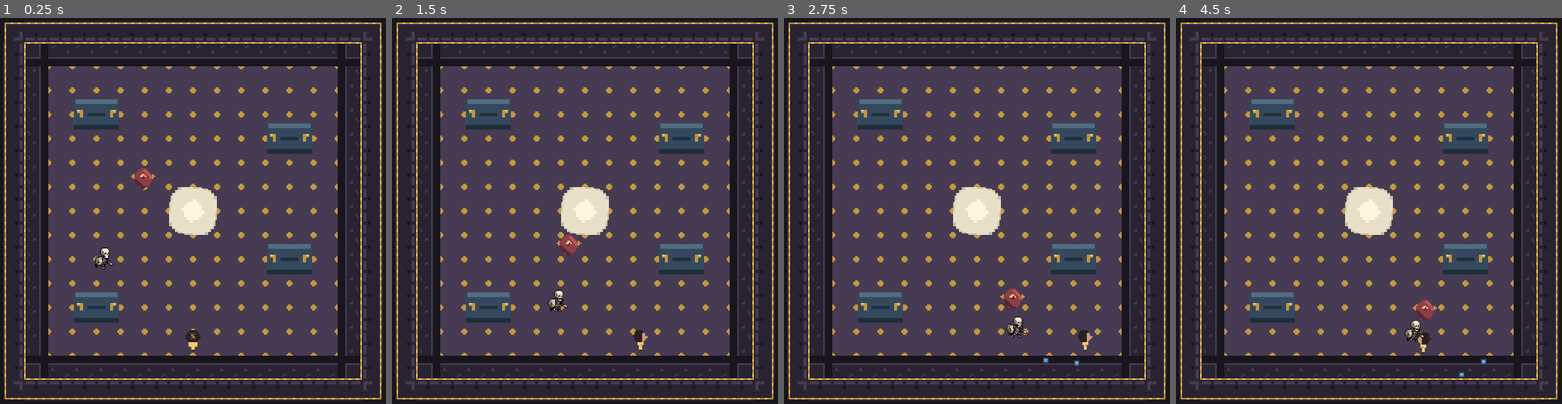
Above: before the commit, frames 1-4 (left to right).
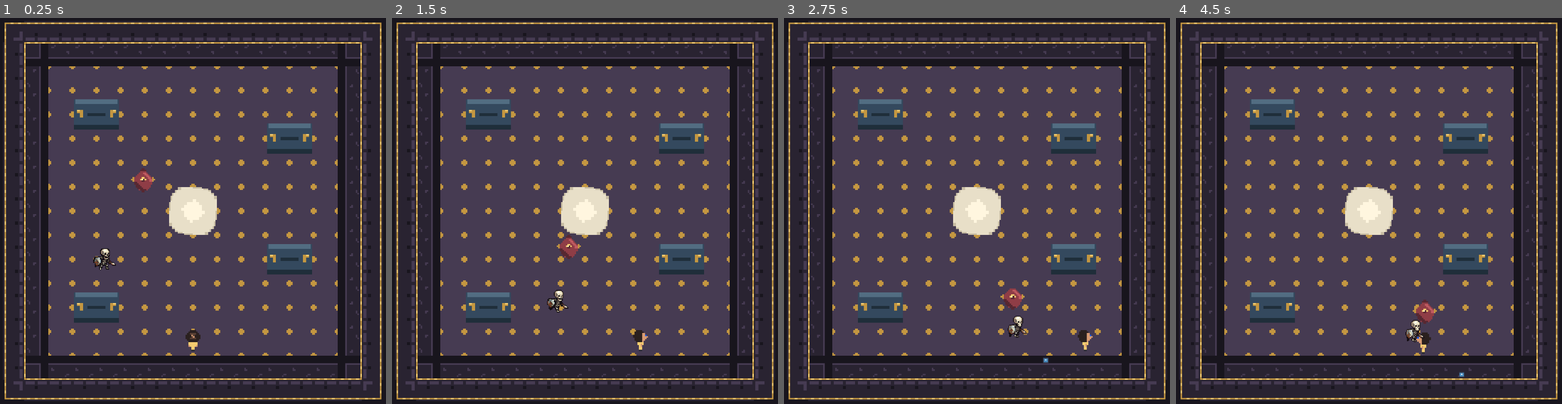
Above: after the commit, the same moments.

Repository: jmurray37/DMIT-2511_OneMinuteMore
Game: Godot game, scene res://Scenes/game.tscn
Two runs of this game, one before a commit and one after it. Both use one fixed random seed, a clock stepped at 60 frames per second and the inputs below. The engine's default icon, where the game draws it, is replaced by a stand-in: a white triangle on a blue panel in a dark square.
Inputs (mouse positions are in pixels of both pictures, inside the frame that each line leads up to):
- Up to frame 1 (0.25 s): no input
- Up to frame 2 (1.5 s): tap Enter at 0.5 s; move the mouse to (669, 191) at 0.52 s; hold D (move_right) 0.53-1.25 s; click (669, 191) at 0.67 s; drag from (507, 230) to (565, 288) at 1.27 s
- Up to frame 3 (2.75 s): move the mouse to (1015, 126) at 2.02 s; hold D (move_right) from 2.03 s (still down)
- Up to frame 4 (4.5 s): release D (move_right) at 2.75 s; drag from (1349, 288) to (1469, 365) at 2.77 s; move the mouse to (1484, 268) at 3.52 s; hold A (move_left) 3.53-4.25 s; drag from (1253, 153) to (1311, 114) at 4.27 s

The runs differ from the first frame. In frame 1, 0.3% of the frame differs, in the area x 24-41%, y 38-66%; in frame 2, 0.2%; in frame 3, 0.1%; in frame 4, 0.3%.
Error after the commit: Invalid assignment of property or key 'wait_time' with value of type 'float' on a base object of type 'null instance'. (res://Scripts/enemy.gd:14)

Commit message:
Animation Changes, Melee script alteration
>Changed some Animations to play slightly faster, so they look smooth.
>Altered some Animations so they only play once when called/Needed (I.E Death Animation, Melee Animation, Hit Animation)

>Altered script since it no longer needs to instantiate anything (no projectiles), Changed variable names to fit 'Melee' style of enemy, reduced 'stopping distance' so it will attempt to get within a reasonable melee distance to the player while not attempting to walk 'inside' the player
>added animation player for the Attack function, to play the Attack_Melee animation

Diff:
--- a/Scenes/game.tscn
+++ b/Scenes/game.tscn
@@ -601,9 +601,9 @@
 "duration": 1.0,
 "texture": SubResource("AtlasTexture_v2cs8")
 }],
-"loop": 1,
+"loop": 0,
 "name": &"Attack_Melee",
-"speed": 5.0
+"speed": 8.0
 }, {
 "frames": [{
 "duration": 1.0,
@@ -633,9 +633,9 @@
 "duration": 1.0,
 "texture": SubResource("AtlasTexture_8lpvs")
 }],
-"loop": 1,
+"loop": 0,
 "name": &"Death_Melee",
-"speed": 5.0
+"speed": 6.0
 }, {
 "frames": [{
 "duration": 1.0,
@@ -676,41 +676,41 @@
 "duration": 1.0,
 "texture": SubResource("AtlasTexture_l4kai")
 }],
+"loop": 0,
+"name": &"Hit_Melee",
+"speed": 10.0
+}, {
+"frames": [{
+"duration": 1.0,
+"texture": SubResource("AtlasTexture_kcoun")
+}, {
+"duration": 1.0,
+"texture": SubResource("AtlasTexture_jegl3")
+}, {
+"duration": 1.0,
+"texture": SubResource("AtlasTexture_csv17")
+}, {
+"duration": 1.0,
+"texture": SubResource("AtlasTexture_6i05k")
+}, {
+"duration": 1.0,
+"texture": SubResource("AtlasTexture_1kfie")
+}, {
+"duration": 1.0,
+"texture": SubResource("AtlasTexture_sfx3s")
+}, {
+"duration": 1.0,
+"texture": SubResource("AtlasTexture_p5qon")
+}, {
+"duration": 1.0,
+"texture": SubResource("AtlasTexture_gyste")
+}, {
+"duration": 1.0,
+"texture": SubResource("AtlasTexture_p3b6d")
+}],
 "loop": 1,
-"name": &"Hit_Melee",
-"speed": 5.0
-}, {
-"frames": [{
-"duration": 1.0,
-"texture": SubResource("AtlasTexture_kcoun")
-}, {
-"duration": 1.0,
-"texture": SubResource("AtlasTexture_jegl3")
-}, {
-"duration": 1.0,
-"texture": SubResource("AtlasTexture_csv17")
-}, {
-"duration": 1.0,
-"texture": SubResource("AtlasTexture_6i05k")
-}, {
-"duration": 1.0,
-"texture": SubResource("AtlasTexture_1kfie")
-}, {
-"duration": 1.0,
-"texture": SubResource("AtlasTexture_sfx3s")
-}, {
-"duration": 1.0,
-"texture": SubResource("AtlasTexture_p5qon")
-}, {
-"duration": 1.0,
-"texture": SubResource("AtlasTexture_gyste")
-}, {
-"duration": 1.0,
-"texture": SubResource("AtlasTexture_p3b6d")
-}],
-"loop": 0,
 "name": &"Idle_Melee",
-"speed": 2.0
+"speed": 8.0
 }, {
 "frames": [{
 "duration": 1.0,
@@ -742,7 +742,7 @@
 }],
 "loop": 1,
 "name": &"Walk_Melee",
-"speed": 6.0
+"speed": 5.0
 }]
 
 [sub_resource type="CircleShape2D" id="CircleShape2D_22asu"]
@@ -806,9 +806,8 @@
 
 [node name="AnimatedSprite2D" type="AnimatedSprite2D" parent="Ranged_Enemy" unique_id=388050453]
 sprite_frames = SubResource("SpriteFrames_vmsax")
-animation = &"Enemy_Ranged"
+animation = &"Attack_Melee"
 autoplay = "Enemy_Ranged"
-frame_progress = 0.63516706
 
 [node name="CollisionShape2D" type="CollisionShape2D" parent="Ranged_Enemy" unique_id=914919213]
 visible = false
@@ -827,13 +826,11 @@
 sprite_frames = SubResource("SpriteFrames_vmsax")
 animation = &"Walk_Melee"
 autoplay = "Walk_Melee"
-frame = 3
-frame_progress = 0.78980094
 
 [node name="CollisionShape2D" type="CollisionShape2D" parent="Melee_Enemy" unique_id=1840500641]
 visible = false
 shape = SubResource("CircleShape2D_22asu")
 
-[node name="ShootTimer" type="Timer" parent="Melee_Enemy" unique_id=672335506]
+[node name="MeleeTimer" type="Timer" parent="Melee_Enemy" unique_id=672335506]
 wait_time = 2.0
 ignore_time_scale = true
--- a/Scripts/enemy_melee.gd
+++ b/Scripts/enemy_melee.gd
@@ -1,11 +1,37 @@
-extends Node
+extends CharacterBody2D
 
+@export var speed: float = 50.0
+@export var stopping_distance: float = 5.0
 
-# Called when the node enters the scene tree for the first time.
+@onready var player: CharacterBody2D = get_node("../Player")
+@onready var melee_timer: Timer = $Melee_Enemy/MeleeTimer
+
 func _ready() -> void:
-	pass # Replace with function body.
+	melee_timer.wait_time = 2.0 #delay for enemy's melee attacks
+	melee_timer.one_shot = false #???
+	melee_timer.timeout.connect(attack)
+	melee_timer.start()
 
+	print("MELEE TIMER STARTED")
 
-# Called every frame. 'delta' is the elapsed time since the previous frame.
-func _process(delta: float) -> void:
-	pass
+func _physics_process(_delta: float) -> void:
+	if player == null:
+		return
+
+	var distance_to_player := global_position.distance_to(player.global_position)
+
+	if distance_to_player > stopping_distance:
+		var direction := global_position.direction_to(player.global_position)
+		velocity = direction * speed
+	else:
+		velocity = Vector2.ZERO
+
+	move_and_slide()
+
+func attack() -> void:
+	print("ENEMY GUY ATTACKS")
+
+	$AnimationPlayer.play("Attack_Melee")
+
+	if player == null:
+		return
Not shown, changed: addons/gator_sprite_studio/gss_recovery_metadata.cfg
